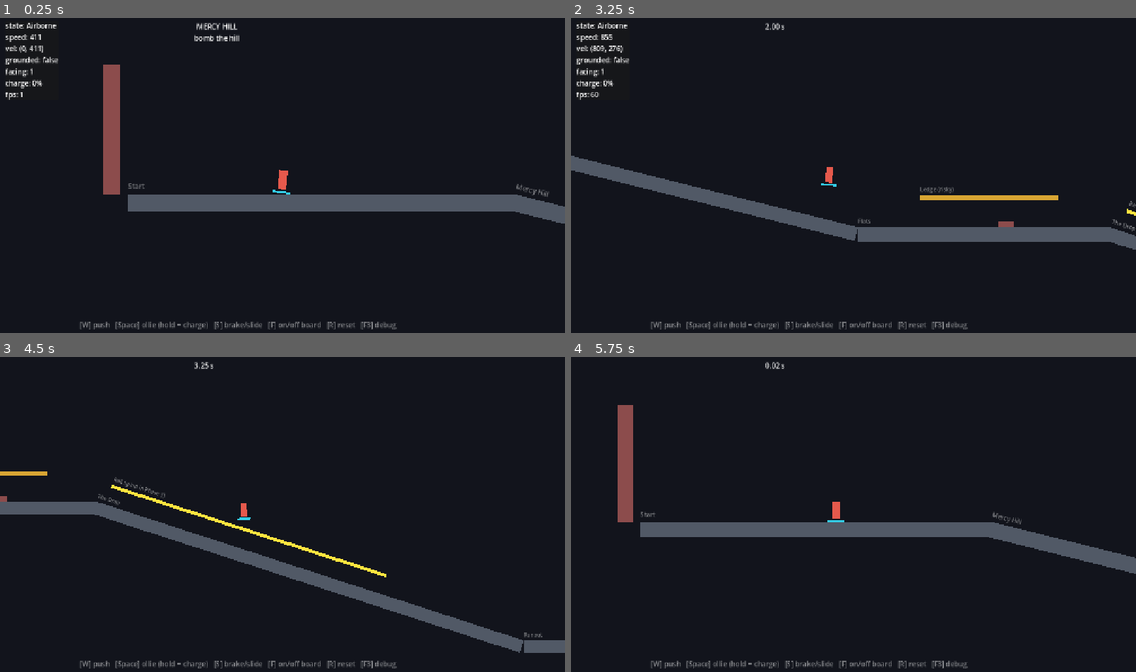
Above: before the commit, frames 1-4 (two rows, left to right).
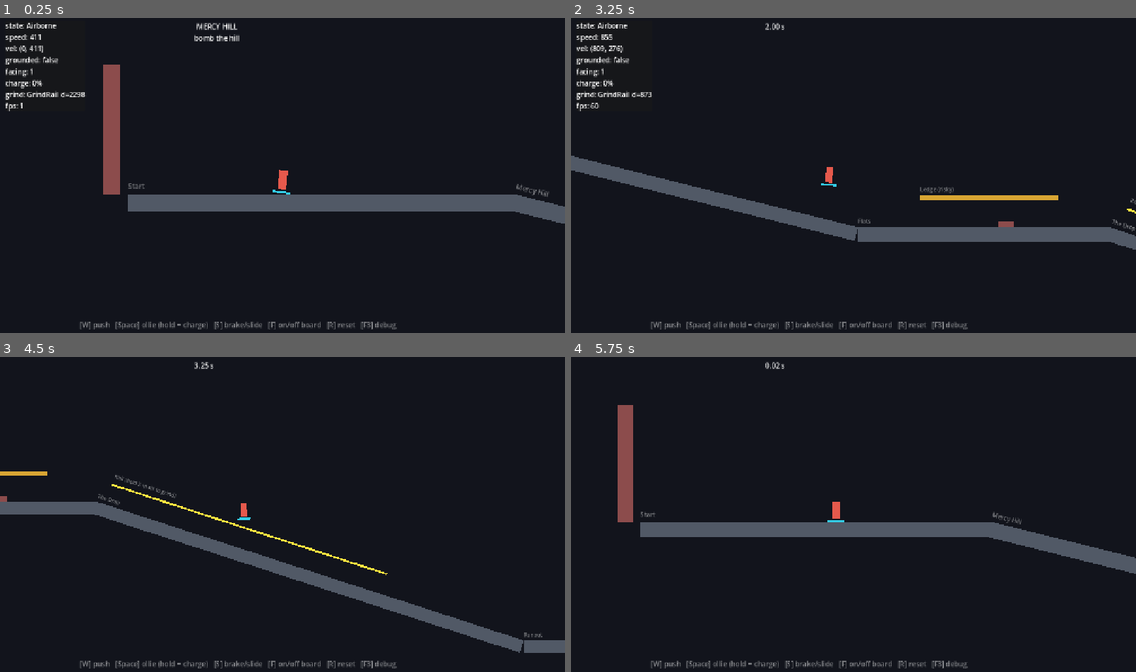
Above: after the commit, the same moments.

Repository: EarnMckrackin/signal-pines
Game: Godot game, scene res://scenes/routes/MercyHill.tscn
Two runs of this game, one before a commit and one after it. Both use one fixed random seed, a clock stepped at 60 frames per second and the inputs below.
Inputs:
- Up to frame 1 (0.25 s): no input
- Up to frame 2 (3.25 s): tap Space (ollie) at 0.5, 1.55, 2, 2.75, 2.85 s; hold Space (ollie) 0.53-1.28 s; hold D (lean_right) 0.53-2.03 s; tap W (push) at 0.8, 1.35 s; hold A (lean_left) 2.03-2.78 s; hold W (push) 2.03-2.78 s; tap F (mount_toggle) at 2.1 s; hold D (lean_right) from 2.78 s (still down)
- Up to frame 3 (4.5 s): tap Space (ollie) at 3.5, 4.25, 4.35 s; hold W (push) 3.53-4.28 s; tap F3 (debug_toggle) at 4.15 s; release D (lean_right) at 4.28 s; hold A (lean_left) from 4.28 s (still down)
- Up to frame 4 (5.75 s): tap R (reset) at 4.9 s; release A (lean_left) at 5.03 s; hold D (lean_right) from 5.03 s (still down); hold W (push) from 5.03 s (still down)

The runs differ from the first frame. In frame 1, 0.2% of the frame differs, in the area x 1-16%, y 23-30%; in frame 2, 0.3%; in frame 3, 0.7%, in the area x 19-69%, y 37-70%; in frame 4, less than 0.1%.

Commit message:
Phase 3: grind rails — GRINDING state, snap detection, Mercy Hill rail
- GrindRail component (scene + script): straight rail path between origin
  and end_point, found via a node group; no collision body, so a missed
  grind drops to the line below. Draws itself, plus a snap-radius band
  and active-target highlight when the debug overlay is visible.
- Player GRINDING state: while AIRBORNE holding brake, snap onto the
  nearest rail within grind_snap_distance. Progress and speed along the
  rail are tracked as scalars (same rationale as _ground_speed — position
  derives from them, so nothing bleeds frame to frame). Slope gravity
  applies along the rail; exit by ollie (upward pop), rail end, or
  wall-slam bail. Speed carries in (along-rail component x retention)
  and out (rail-line velocity), and landing reuses the existing
  velocity.dot(surface) -> _ground_speed path.
- The rail is tracked through velocity + move_and_slide() rather than
  teleporting, so wall slams still bail and the camera reads real motion.
- New SkateTuning group: snap distance, entry retention, grind friction,
  exit force, regrab lockout, ride height. No magic numbers in the
  controller.
- Debug overlay: grind target line (active rail, or nearest rail +
  distance while airborne), toggles rail snap-band drawing with F3.
- Mercy Hill: yellow one-way "Rail (grind in Phase 3)" placeholder
  replaced with a real GrindRail at the same position/angle/length.
- SimTest extended: ollies onto the rail over The Drop, asserts
  GRINDING entered, ollie exit to AIRBORNE, and a clean landing back to
  SKATING; all part of the pass/fail exit code. Verified headless with
  Godot 4.6.3 (import + run, exit 0, no script errors).

Phase 3 checkbox ticked in PROTOTYPE_PLAN.md — awaiting human feel pass.

Diff:
--- /dev/null
+++ b/game/scenes/rails/GrindRail.tscn
@@ -0,0 +1,6 @@
+[gd_scene load_steps=2 format=3]
+
+[ext_resource type="Script" path="res://scripts/rails/grind_rail.gd" id="1"]
+
+[node name="GrindRail" type="Node2D"]
+script = ExtResource("1")
--- a/game/scripts/debug/skate_debug_overlay.gd
+++ b/game/scripts/debug/skate_debug_overlay.gd
@@ -1,9 +1,11 @@
 extends CanvasLayer
 ## Dev-only readout for movement tuning. Toggle with F3.
+## While visible, rails draw their snap band; the active/nearest one is lit.
 
 @onready var _label: Label = $Panel/Label
 
 var _player: PlayerController
+var _lit_rail: GrindRail
 
 
 func _ready() -> void:
@@ -13,17 +15,56 @@
 func _process(_delta: float) -> void:
 	if Input.is_action_just_pressed("debug_toggle"):
 		visible = not visible
+		_set_rail_debug(visible)
 	if not visible or _player == null:
 		return
 	var charge_pct := 0.0
 	if _player.tuning.crouch_charge_time > 0.0:
 		charge_pct = 100.0 * _player.crouch_charge / _player.tuning.crouch_charge_time
-	_label.text = "state: %s\nspeed: %.0f\nvel: (%.0f, %.0f)\ngrounded: %s\nfacing: %d\ncharge: %.0f%%\nfps: %d" % [
+	_label.text = "state: %s\nspeed: %.0f\nvel: (%.0f, %.0f)\ngrounded: %s\nfacing: %d\ncharge: %.0f%%\ngrind: %s\nfps: %d" % [
 		SkateState.NAMES.get(_player.state, "?"),
 		_player.velocity.length(),
 		_player.velocity.x, _player.velocity.y,
 		_player.is_on_floor(),
 		_player.facing,
 		charge_pct,
+		_grind_text(),
 		Engine.get_frames_per_second(),
 	]
+	_highlight_rail(_grind_target())
+
+
+func _grind_target() -> GrindRail:
+	if _player.grind_rail != null:
+		return _player.grind_rail
+	if _player.state == SkateState.AIRBORNE:
+		return _player.nearest_rail
+	return null
+
+
+func _grind_text() -> String:
+	if _player.grind_rail != null:
+		return "ON %s" % _player.grind_rail.name
+	if _player.state == SkateState.AIRBORNE and _player.nearest_rail != null:
+		var in_range := _player.nearest_rail_distance <= _player.tuning.grind_snap_distance
+		return "%s d=%.0f%s" % [_player.nearest_rail.name,
+				_player.nearest_rail_distance, " (in range)" if in_range else ""]
+	return "-"
+
+
+func _set_rail_debug(on: bool) -> void:
+	for rail: GrindRail in get_tree().get_nodes_in_group(GrindRail.GROUP):
+		rail.debug_snap_radius = _player.tuning.grind_snap_distance if _player else 0.0
+		rail.debug_draw = on
+	if not on:
+		_highlight_rail(null)
+
+
+func _highlight_rail(rail: GrindRail) -> void:
+	if rail == _lit_rail:
+		return
+	if _lit_rail != null and is_instance_valid(_lit_rail):
+		_lit_rail.debug_active = false
+	_lit_rail = rail
+	if _lit_rail != null:
+		_lit_rail.debug_active = true
--- a/game/scripts/player/player_controller.gd
+++ b/game/scripts/player/player_controller.gd
@@ -2,8 +2,9 @@
 extends CharacterBody2D
 ## Side-view skate controller for the "The Mouth" vertical slice.
 ## Input is read here, feel numbers live in SkateTuning, state ids in SkateState.
-## Extension points: grind (Phase 3) hooks into _physics_process via a new
-## GRINDING branch; gadgets/animation listen to state_changed.
+## Grind targets are GrindRail nodes found via their group; while AIRBORNE and
+## holding brake the player snaps to the nearest rail in range.
+## Extension points: gadgets/animation listen to state_changed.
 
 signal state_changed(previous: int, current: int)
 
@@ -14,10 +15,22 @@
 var spawn_point := Vector2.ZERO
 var crouch_charge := 0.0
 
+# Grind: the rail being ground, plus the nearest rail seen while airborne
+# (kept public for the debug overlay).
+var grind_rail: GrindRail
+var nearest_rail: GrindRail
+var nearest_rail_distance := INF
+
 # Signed speed along the floor surface (+ = screen right). Authoritative while
 # grounded: move_and_slide() flattens velocity.y on slopes, so re-deriving
 # speed from velocity every frame would silently bleed it away.
 var _ground_speed := 0.0
+# Progress (px from rail start) and signed speed along the rail while
+# GRINDING. Scalars for the same reason as _ground_speed: position is derived
+# from them, never the other way around, so nothing bleeds frame to frame.
+var _grind_offset := 0.0
+var _grind_speed := 0.0
+var _grind_regrab_timer := 0.0
 var _push_cooldown := 0.0
 var _coyote_timer := 0.0
 var _jump_buffer := 0.0
@@ -47,6 +60,7 @@
 	_push_cooldown = maxf(_push_cooldown - delta, 0.0)
 	_jump_buffer = maxf(_jump_buffer - delta, 0.0)
 	_coyote_timer = maxf(_coyote_timer - delta, 0.0)
+	_grind_regrab_timer = maxf(_grind_regrab_timer - delta, 0.0)
 	if Input.is_action_just_pressed("ollie"):
 		_jump_buffer = tuning.jump_buffer_time
 
@@ -57,6 +71,8 @@
 			_process_skating(delta)
 		SkateState.AIRBORNE:
 			_process_airborne(delta)
+		SkateState.GRINDING:
+			_process_grinding(delta)
 		SkateState.BAILING:
 			_process_bailing(delta)
 		SkateState.RECOVERING:
@@ -72,6 +88,8 @@
 	global_position = spawn_point
 	velocity = Vector2.ZERO
 	_ground_speed = 0.0
+	grind_rail = null
+	_grind_regrab_timer = 0.0
 	crouch_charge = 0.0
 	_visual.rotation = 0.0
 	_set_state(SkateState.SKATING)
@@ -154,6 +172,46 @@
 		_jump_buffer = 0.0
 		velocity.y = -tuning.ollie_force_min
 
+	# Grind: holding brake near a rail snaps onto it (design doc §13).
+	_update_nearest_rail()
+	if not _airborne_on_foot and _grind_regrab_timer == 0.0 \
+			and Input.is_action_pressed("brake") \
+			and nearest_rail != null \
+			and nearest_rail_distance <= tuning.grind_snap_distance:
+		_start_grind(nearest_rail)
+
+
+func _process_grinding(delta: float) -> void:
+	if grind_rail == null:
+		_set_state(SkateState.AIRBORNE)
+		return
+
+	if Input.is_action_just_pressed("ollie"):
+		_exit_grind(true)
+		return
+
+	var dir := grind_rail.direction()
+	var speed := _grind_speed
+	# Same slope rule as skating: gravity projected along the rail, then a
+	# gentler friction so rails read as the fast line.
+	speed += tuning.gravity * dir.y * tuning.slope_grip * delta
+	speed = move_toward(speed, 0.0, tuning.grind_friction * delta)
+	_grind_speed = clampf(speed, -tuning.absolute_max_speed, tuning.absolute_max_speed)
+	_grind_offset += _grind_speed * delta
+
+	if absf(_grind_speed) > 40.0:
+		facing = 1 if _grind_speed > 0.0 else -1
+
+	if _grind_offset <= 0.0 or _grind_offset >= grind_rail.length():
+		_exit_grind(false)
+		return
+
+	# Chase the rail point through velocity instead of teleporting, so
+	# move_and_slide() still reports wall slams and the camera reads motion.
+	var target := grind_rail.global_point_at(_grind_offset) \
+			- Vector2(0.0, tuning.grind_ride_height)
+	velocity = (target - global_position) / delta
+
 
 func _process_on_foot(delta: float) -> void:
 	var lean := Input.get_axis("lean_left", "lean_right")
@@ -207,7 +265,42 @@
 	_set_state(SkateState.AIRBORNE)
 
 
+func _start_grind(rail: GrindRail) -> void:
+	grind_rail = rail
+	_grind_offset = rail.closest_offset(global_position + Vector2(0.0, tuning.grind_ride_height))
+	# Carry the along-rail part of the approach speed onto the rail.
+	_grind_speed = velocity.dot(rail.direction()) * tuning.grind_entry_retention
+	crouch_charge = 0.0
+	_jump_buffer = 0.0
+	_set_state(SkateState.GRINDING)
+
+
+func _exit_grind(via_ollie: bool) -> void:
+	# Leave with the rail-line velocity; the ollie adds an upward pop on top.
+	velocity = grind_rail.direction() * _grind_speed
+	if via_ollie:
+		velocity.y -= tuning.grind_exit_force
+	grind_rail = null
+	_grind_regrab_timer = tuning.grind_regrab_time
+	_jump_buffer = 0.0
+	_set_state(SkateState.AIRBORNE)
+
+
+func _update_nearest_rail() -> void:
+	nearest_rail = null
+	nearest_rail_distance = INF
+	var board := global_position + Vector2(0.0, tuning.grind_ride_height)
+	for rail: GrindRail in get_tree().get_nodes_in_group(GrindRail.GROUP):
+		var d := rail.distance_to(board)
+		if d < nearest_rail_distance:
+			nearest_rail = rail
+			nearest_rail_distance = d
+
+
 func _bail() -> void:
+	if grind_rail != null:
+		grind_rail = null
+		_grind_regrab_timer = tuning.grind_regrab_time
 	crouch_charge = 0.0
 	_state_timer = tuning.bail_duration
 	velocity = Vector2(-facing * 140.0, -240.0)
@@ -230,7 +323,7 @@
 
 	# Wall slams at speed read as bails; slow bumps just stop the player.
 	if state in [SkateState.SKATING, SkateState.CROUCHING,
-			SkateState.POWERSLIDING, SkateState.AIRBORNE]:
+			SkateState.POWERSLIDING, SkateState.AIRBORNE, SkateState.GRINDING]:
 		for i in get_slide_collision_count():
 			var col := get_slide_collision(i)
 			var n := col.get_normal()
@@ -239,6 +332,7 @@
 					_bail()
 				else:
 					_ground_speed = 0.0
+					_grind_speed = 0.0
 				break
 
 	_was_on_floor = on_floor
@@ -269,7 +363,9 @@
 		_visual.rotation += facing * 10.0 * delta
 	else:
 		var target_rot := 0.0
-		if is_on_floor():
+		if state == SkateState.GRINDING and grind_rail != null:
+			target_rot = grind_rail.direction().angle()
+		elif is_on_floor():
 			target_rot = _surface_dir().angle()
 		elif state == SkateState.AIRBORNE:
 			target_rot = clampf(velocity.y * 0.0004, -0.3, 0.3) * facing
--- a/game/scripts/player/skate_tuning.gd
+++ b/game/scripts/player/skate_tuning.gd
@@ -33,6 +33,22 @@
 @export_group("Powerslide")
 @export var powerslide_min_speed := 220.0
 
+@export_group("Grind")
+## How close (px) the board must be to a rail to snap on while holding brake.
+@export var grind_snap_distance := 34.0
+## Fraction of the along-rail velocity kept when snapping onto the rail.
+@export var grind_entry_retention := 0.9
+## Speed decay along the rail (px/s^2). Lower than ground_friction so rails
+## read as the fast line; slope gravity still applies on angled rails.
+@export var grind_friction := 30.0
+## Upward pop when ollieing out of a grind.
+@export var grind_exit_force := 430.0
+## Lockout after leaving a rail before it can be grabbed again, so the exit
+## pop does not immediately re-snap.
+@export var grind_regrab_time := 0.25
+## Player origin height above the rail line while grinding (board contact).
+@export var grind_ride_height := 27.0
+
 @export_group("Bail")
 ## Hitting a wall faster than this triggers a bail instead of a stop.
 @export var bail_impact_speed := 430.0
--- /dev/null
+++ b/game/scripts/rails/grind_rail.gd
@@ -0,0 +1,75 @@
+class_name GrindRail
+extends Node2D
+## A grindable rail: a straight path from this node's origin to end_point
+## (local space). The player finds rails through the "grind_rails" group and
+## queries the path helpers below; the rail itself has no collision, so a
+## missed grind drops the player to whatever is underneath.
+## Extension point: curved rails would swap the two-point math for a Curve2D
+## while keeping the same offset/point/direction interface.
+
+const GROUP := "grind_rails"
+
+@export var end_point := Vector2(200.0, 0.0):
+	set(value):
+		end_point = value
+		queue_redraw()
+@export var color := Color(1.0, 0.9, 0.25)
+@export var thickness := 6.0
+
+# Set by the debug overlay; the rail only stores and draws them.
+var debug_draw := false:
+	set(value):
+		debug_draw = value
+		queue_redraw()
+var debug_snap_radius := 0.0
+var debug_active := false:
+	set(value):
+		if value != debug_active:
+			debug_active = value
+			queue_redraw()
+
+
+func _ready() -> void:
+	add_to_group(GROUP)
+
+
+func length() -> float:
+	return (global_end() - global_start()).length()
+
+
+func direction() -> Vector2:
+	## Unit vector from start to end, in global space.
+	return (global_end() - global_start()).normalized()
+
+
+func global_start() -> Vector2:
+	return global_position
+
+
+func global_end() -> Vector2:
+	return to_global(end_point)
+
+
+func closest_offset(point: Vector2) -> float:
+	## Distance along the rail (0..length) of the rail point nearest to `point`.
+	return clampf((point - global_start()).dot(direction()), 0.0, length())
+
+
+func global_point_at(offset: float) -> Vector2:
+	return global_start() + direction() * clampf(offset, 0.0, length())
+
+
+func distance_to(point: Vector2) -> float:
+	return (global_point_at(closest_offset(point)) - point).length()
+
+
+func _draw() -> void:
+	draw_line(Vector2.ZERO, end_point, color, thickness)
+	if not debug_draw:
+		return
+	# Snap radius as a translucent band around the rail line.
+	var band := Color(0.4, 1.0, 0.6, 0.35) if debug_active else Color(1.0, 1.0, 1.0, 0.18)
+	if debug_snap_radius > 0.0:
+		draw_line(Vector2.ZERO, end_point, band, debug_snap_radius * 2.0)
+		draw_circle(Vector2.ZERO, debug_snap_radius, band)
+		draw_circle(end_point, debug_snap_radius, band)
--- a/game/scripts/routes/mercy_hill.gd
+++ b/game/scripts/routes/mercy_hill.gd
@@ -55,12 +55,11 @@
 	_box(Vector2(-340, -150), Vector2(40, 300), COL_OBSTACLE)
 	_box(Vector2(p.x + 20, p.y - 150), Vector2(40, 300), COL_OBSTACLE)
 
-	# Risky/style line: one-way platforms above the safe ground. The ledge
-	# needs a charged ollie off the hill; the rail is the Phase 3 grind target,
-	# skateable as a narrow platform for now. Falling off just drops you back
-	# to the safe line.
+	# Risky/style line: a one-way ledge above the safe ground, then a grindable
+	# rail. The rail has no collision — hold brake in the air near it to snap
+	# on; missing it just drops you back to the safe line below.
 	_segment(Vector2(1750, 150), 0.0, 400.0, COL_RISKY, "Ledge (risky)", true, 14.0)
-	_segment(Vector2(2350, 190), 18.0, 900.0, COL_RAIL, "Rail (grind in Phase 3)", true, 10.0)
+	_grind_rail(Vector2(2350, 190), 18.0, 900.0, "Rail (hold S in air to grind)")
 
 	_finish_area(Vector2(4450, 675))
 
@@ -93,6 +92,21 @@
 
 	add_child(body)
 	return start + dir * length
+
+
+func _grind_rail(start: Vector2, angle_deg: float, length: float, label := "") -> void:
+	var rail: GrindRail = preload("res://scenes/rails/GrindRail.tscn").instantiate()
+	rail.position = start
+	rail.rotation = deg_to_rad(angle_deg)
+	rail.end_point = Vector2(length, 0.0)
+	rail.color = COL_RAIL
+	if label != "":
+		var l := Label.new()
+		l.text = label
+		l.position = Vector2(0.0, -40.0)
+		l.modulate = Color(1, 1, 1, 0.45)
+		rail.add_child(l)
+	add_child(rail)
 
 
 func _box(center: Vector2, size: Vector2, color: Color) -> void:
--- a/game/tests/sim_test.gd
+++ b/game/tests/sim_test.gd
@@ -1,21 +1,46 @@
 extends Node
-## Headless smoke test: holds push down Mercy Hill, ollies the curb, and
-## reports whether the finish gate fired. Run with:
+## Headless smoke test: holds push down Mercy Hill, ollies the curb, then
+## ollies onto the rail over The Drop, grinds it (hold brake in air), ollies
+## off, lands, and reports whether the finish gate fired. Run with:
 ##   Godot --headless --path game res://tests/SimTest.tscn
 
 var route: Node2D
 var player: CharacterBody2D
 var t := 0.0
+
+# Curb ollie (x ~2000).
 var jump_started := false
 var jump_released := false
 var jump_start_t := 0.0
+
+# Rail grind (rail spans x 2350..3206 above The Drop).
+var grind_jump_started := false
+var grind_jump_released := false
+var grind_jump_t := 0.0
+var grind_entered := false
+var grind_enter_t := 0.0
+var grind_exit_jumped := false
+var grind_exited_airborne := false
+var landed_after_grind := false
 
 
 func _ready() -> void:
 	route = load("res://scenes/routes/MercyHill.tscn").instantiate()
 	add_child(route)
 	player = route.get_node("Player")
+	player.state_changed.connect(_on_state_changed)
 	Input.action_press("push")
+
+
+func _on_state_changed(previous: int, current: int) -> void:
+	if current == SkateState.GRINDING:
+		grind_entered = true
+		grind_enter_t = t
+	if previous == SkateState.GRINDING and current == SkateState.AIRBORNE:
+		grind_exited_airborne = true
+	if grind_exited_airborne and previous == SkateState.AIRBORNE \
+			and current == SkateState.SKATING:
+		landed_after_grind = true
 
 
 func _physics_process(delta: float) -> void:
@@ -30,6 +55,30 @@
 		jump_released = true
 		Input.action_release("ollie")
 
+	# Past the curb: charge again at the top of The Drop, release under the
+	# rail, then hold brake in the air to snap onto it.
+	if jump_released and not grind_jump_started \
+			and player.global_position.x > 2330.0 and player.is_on_floor():
+		grind_jump_started = true
+		grind_jump_t = t
+		Input.action_press("ollie")
+	if grind_jump_started and not grind_jump_released and t - grind_jump_t > 0.3:
+		grind_jump_released = true
+		Input.action_release("ollie")
+	if grind_jump_released and not grind_entered and player.state == SkateState.AIRBORNE:
+		Input.action_press("brake")
+
+	# Grind for 0.6 s, then ollie off; once the grind has ended by any path,
+	# release everything so the landing rolls out clean.
+	if grind_entered and not grind_exit_jumped and player.state == SkateState.GRINDING \
+			and t - grind_enter_t > 0.6:
+		grind_exit_jumped = true
+		Input.action_press("ollie")
+	if grind_entered and player.state != SkateState.GRINDING:
+		Input.action_release("brake")
+		if grind_exit_jumped:
+			Input.action_release("ollie")
+
 	if Engine.get_physics_frames() % 120 == 0:
 		print("t=%4.1f  x=%5.0f y=%4.0f  speed=%4.0f  state=%-12s floor=%s" % [
 			t, player.global_position.x, player.global_position.y,
@@ -38,6 +87,9 @@
 		])
 
 	if t > 16.0:
-		print("RESULT: finished=%s  time=%.2f  final_x=%.0f" % [
-			route._run_finished, route._run_time, player.global_position.x])
-		get_tree().quit(0 if route._run_finished else 1)
+		var ok: bool = route._run_finished and grind_entered \
+				and grind_exited_airborne and landed_after_grind
+		print("RESULT: finished=%s  grind_entered=%s  grind_exit_airborne=%s  landed_after_grind=%s  time=%.2f  final_x=%.0f" % [
+			route._run_finished, grind_entered, grind_exited_airborne,
+			landed_after_grind, route._run_time, player.global_position.x])
+		get_tree().quit(0 if ok else 1)
Not shown, added: game/scripts/rails/grind_rail.gd.uid
Not shown, added: game/tests/sim_test.gd.uid
Not shown, changed: PROTOTYPE_PLAN.md
